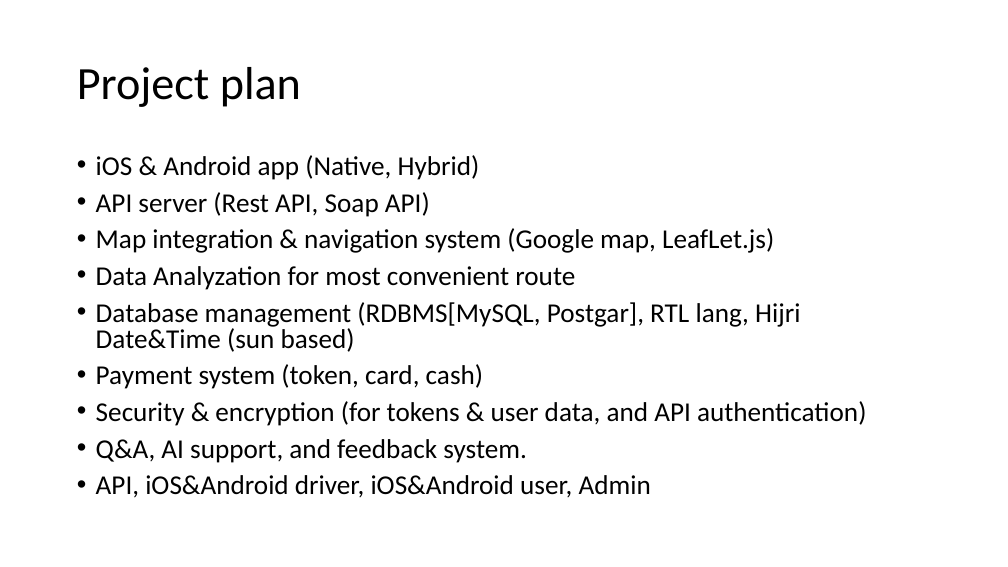
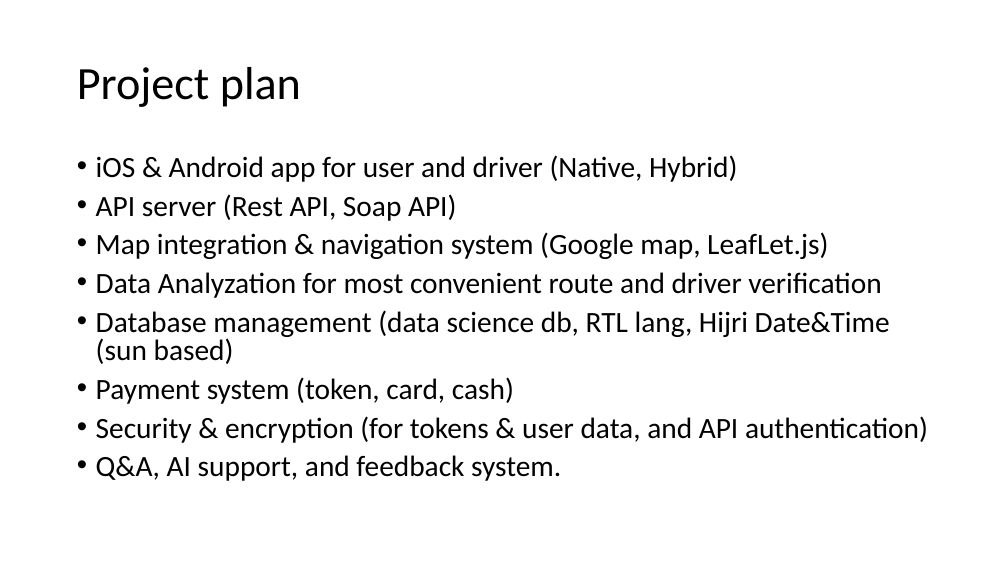
Before and after one commit to BKazimy/Uber-MVP, a slide deck: slide 20 of Uber.pptx. Drawn at 1008x567 pixels with LibreOffice and Linux fonts; fonts in the diff are those of the drawing. Boxes give left, top, right and bottom in pixels: in the first picture for what was removed or moved away, otherwise in the second. Text is boxed around its words. In the diff, an @@ line names an element or a change of style, - is before the commit and + after.

```diff
--- a/Uber.pptx
+++ b/Uber.pptx
@@ text at box(96, 155, 737, 182): text changed; size 25.9 to 28 pt @@
-• iOS & Android app (Native, Hybrid)
+• iOS & Android app for user and driver (Native, Hybrid)
@@ text at box(96, 194, 928, 481): size 25.9 to 28 pt in "API server (Rest API, Soap API)", "Map integration & navigation system (Google map, ...", "Payment system (token, card, cash)", "Security & encryption (for tokens & user ..." and 1 more places @@
@@ text at box(96, 272, 890, 364): text changed; size 25.9 to 28 pt @@
-• Data Analyzation for most convenient route
-• Database management (RDBMS[MySQL, Postgar], RTL lang, Hijri Date&Time (sun based)
+• Data Analyzation for most convenient route and driver verification
+• Database management (data science db, RTL lang, Hijri Date&Time (sun based)
@@ text at box(96, 475, 651, 498): paragraph removed @@
-• API, iOS&Android driver, iOS&Android user, Admin
```
Also in this commit, not shown: 2 other slides changed, 8 other files.
